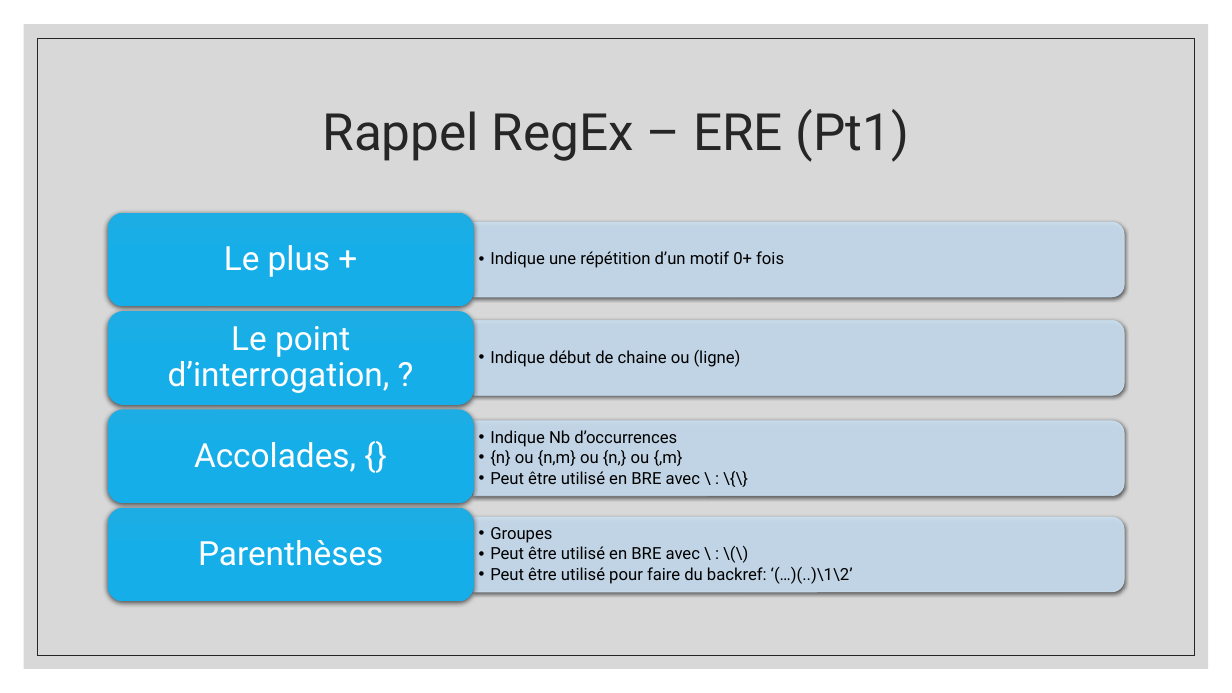
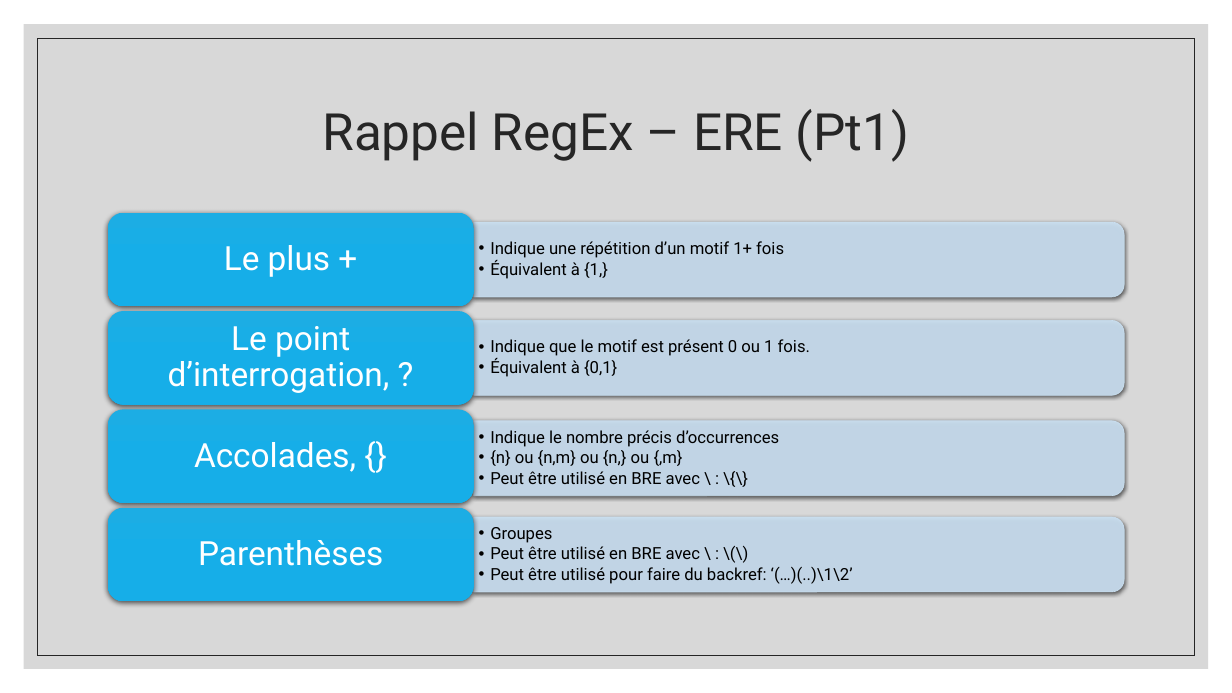
Before and after one commit to George-Fam/UQAM-Labos, a slide deck: slide 4 of INF1070/Lab07 - Diapos.pptx. Drawn at 1232x693 pixels with LibreOffice and Linux fonts; fonts in the diff are those of the drawing. Boxes give left, top, right and bottom in pixels: in the first picture for what was removed or moved away, otherwise in the second. Text is boxed around its words. In the diff, an @@ line names an element or a change of style, - is before the commit and + after.

```diff
--- a/INF1070/Lab07 - Diapos.pptx
+++ b/INF1070/Lab07 - Diapos.pptx
@@ text at [490, 241, 784, 279]: text changed @@
-  • Indique une répétition d’un motif 0+ fois
+  • Indique une répétition d’un motif 1+ fois
+  • Équivalent à {1,}
@@ text at [490, 339, 810, 377]: text changed @@
-  • Indique début de chaine ou (ligne)
+  • Indique que le motif est présent 0 ou 1 fois.
+  • Équivalent à {0,1}
@@ text at [490, 430, 779, 447]: text changed @@
-  • Indique Nb d’occurrences
+  • Indique le nombre précis d’occurrences
```
Also in this commit, not shown: 2 other files.
